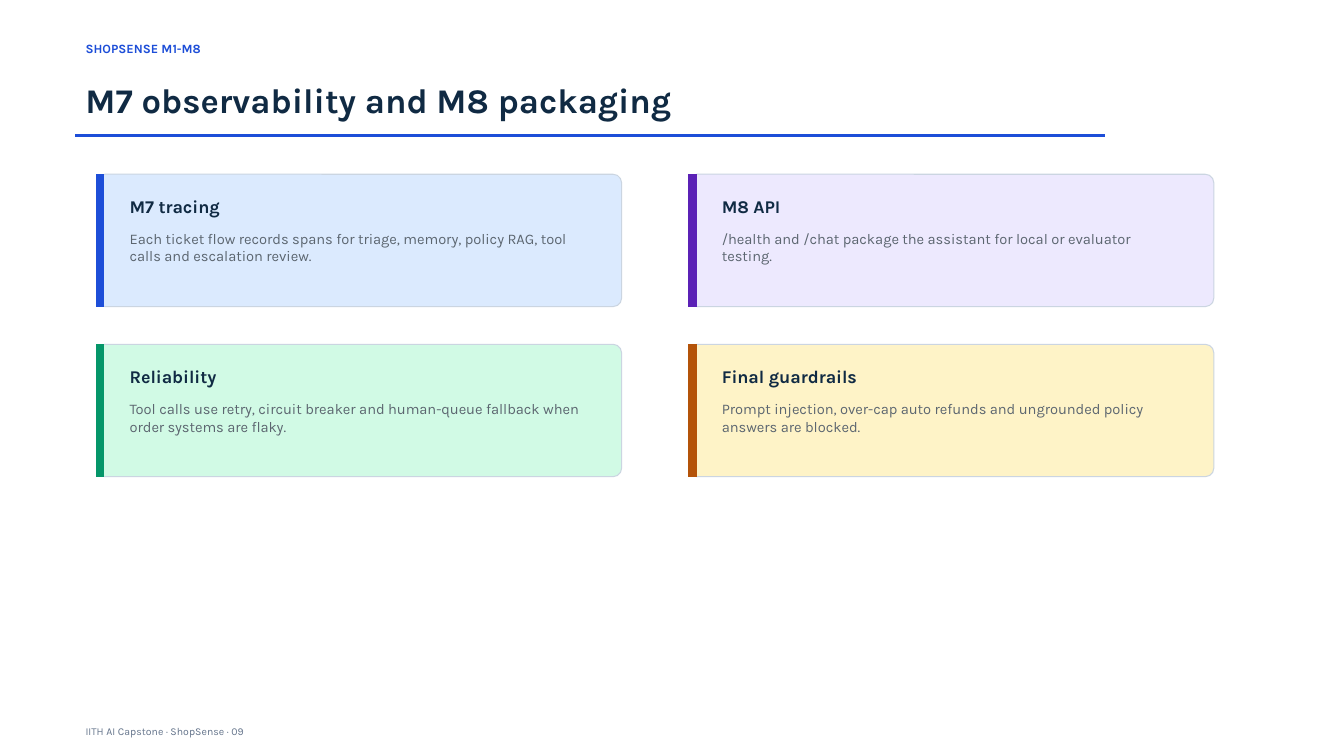
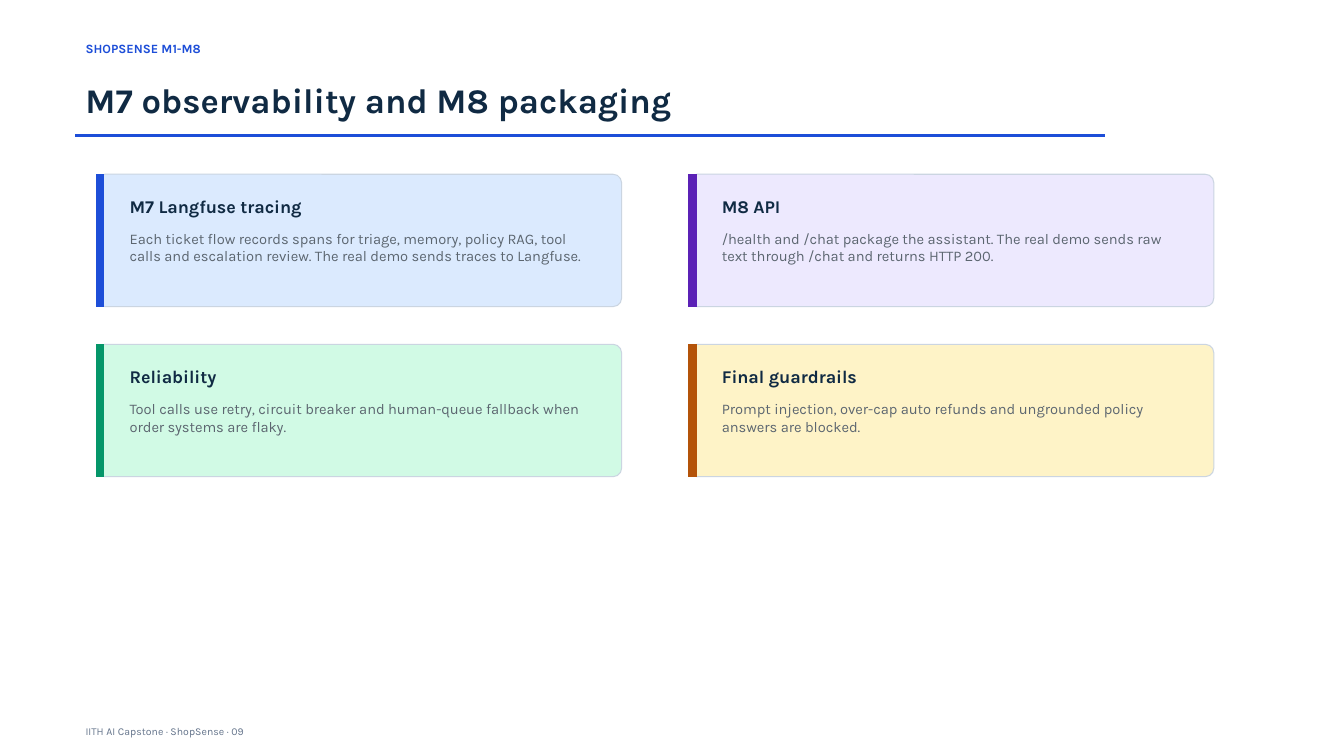
Before and after one commit to abhraj786/iith-ai-capstone-shopsense, a slide deck: slide 9 of docs/deck/iith-ai-capstone-shopsense.pptx. Drawn at 1344x756 pixels with LibreOffice and Linux fonts; fonts in the diff are those of the drawing. Boxes give left, top, right and bottom in pixels: in the first picture for what was removed or moved away, otherwise in the second. Text is boxed around its words. In the diff, an @@ line names an element or a change of style, - is before the commit and + after.

```diff
--- a/docs/deck/iith-ai-capstone-shopsense.pptx
+++ b/docs/deck/iith-ai-capstone-shopsense.pptx
@@ text at <box>130,200,301,218</box>: text changed @@
-M7 tracing
+M7 Langfuse tracing
@@ text at <box>130,234,581,265</box>: text changed @@
-Each ticket flow records spans for triage, memory, policy RAG, tool calls and escalation review.
+Each ticket flow records spans for triage, memory, policy RAG, tool calls and escalation review. The real demo sends traces to Langfuse.
@@ text at <box>722,233,1161,265</box>: text changed @@
-/health and /chat package the assistant for local or evaluator testing.
+/health and /chat package the assistant. The real demo sends raw text through /chat and returns HTTP 200.
```
Also in this commit, not shown: 3 other slides changed.
